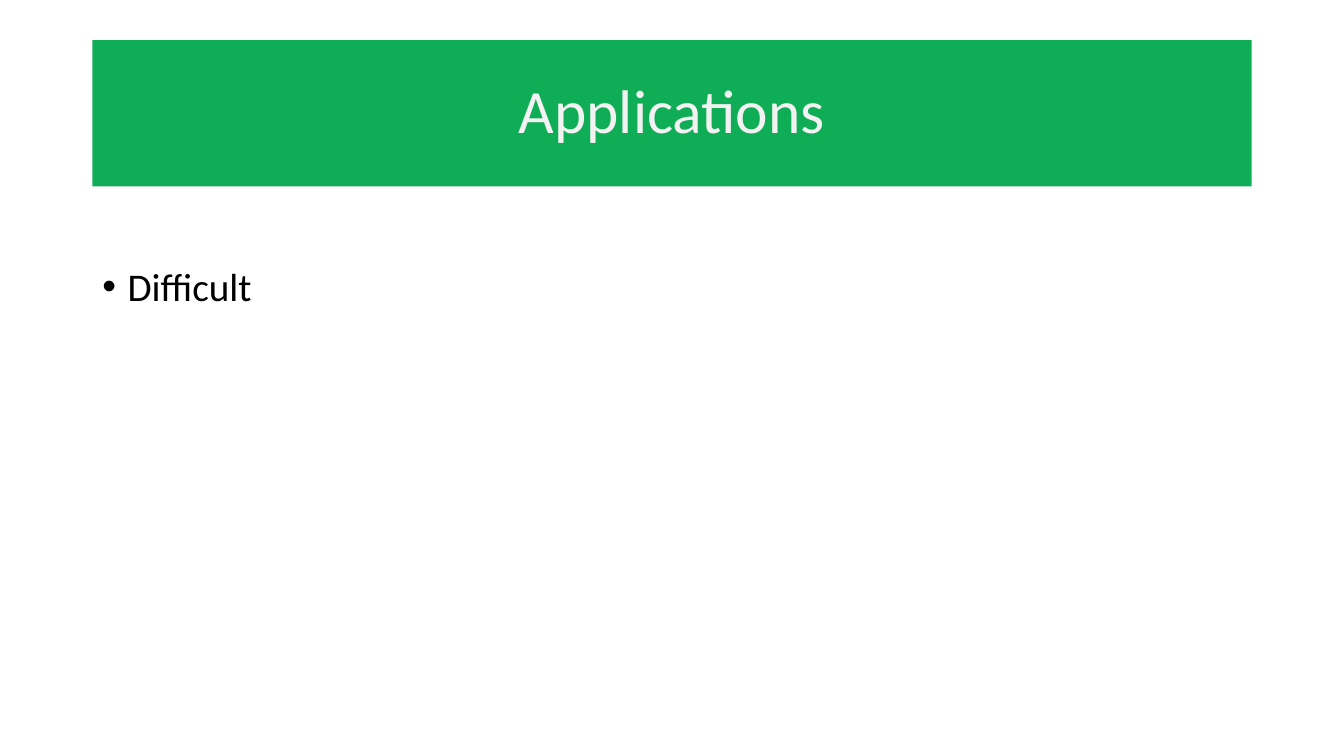
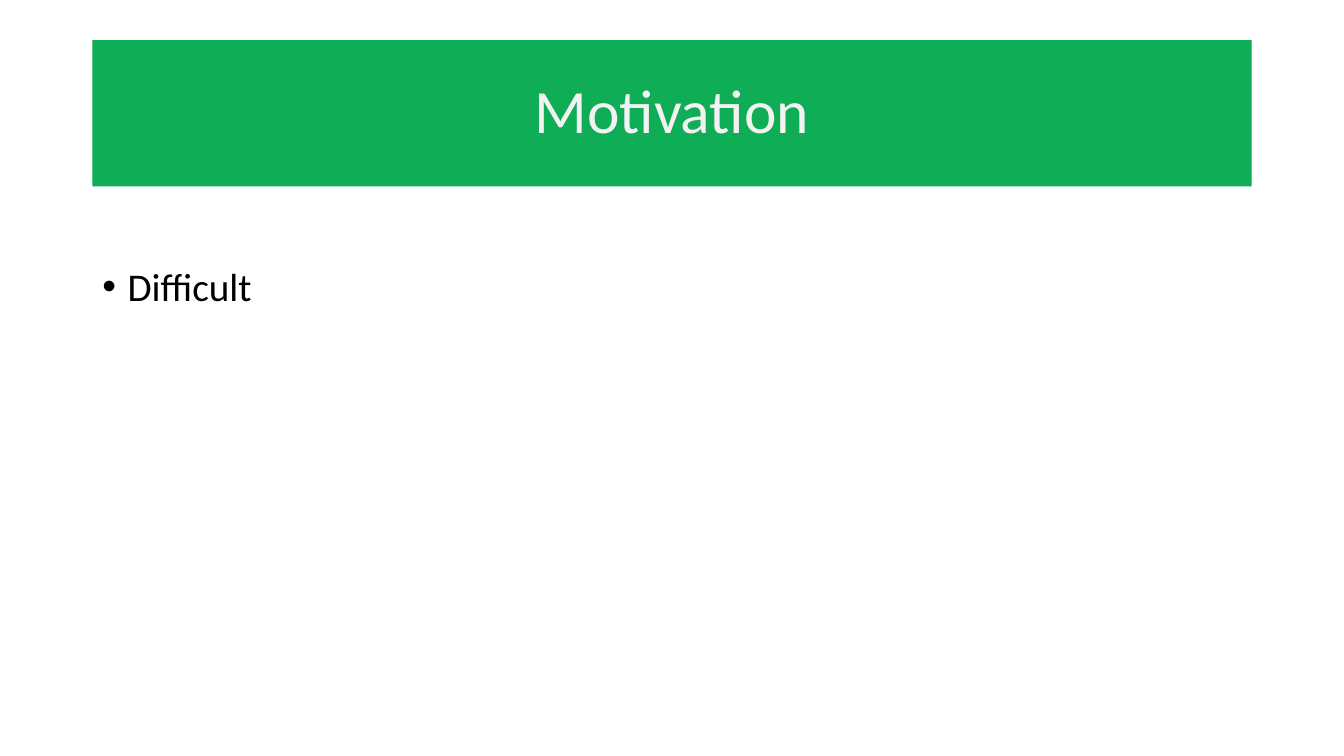
Before and after one commit to mathFPGAseek/und_eecs590_F21, a slide deck: slide 3 of diffuser_cam_20211202_rev1.pptx (slide 21 before the commit). Drawn at 1344x756 pixels with LibreOffice and Linux fonts; fonts in the diff are those of the drawing; background and template pictures are left out. Boxes give left, top, right and bottom in pixels: in the first picture for what was removed or moved away, otherwise in the second. Text is boxed around its words. In the diff, an @@ line names an element or a change of style, - is before the commit and + after.

```diff
--- a/diffuser_cam_20211202_rev1.pptx
+++ b/diffuser_cam_20211202_rev1.pptx
@@ title at [535,90,809,134]: text changed @@
-Applications
+Motivation
```
Also in this commit, not shown: 9 other slides changed, 2 slides added, 1 slide removed.
